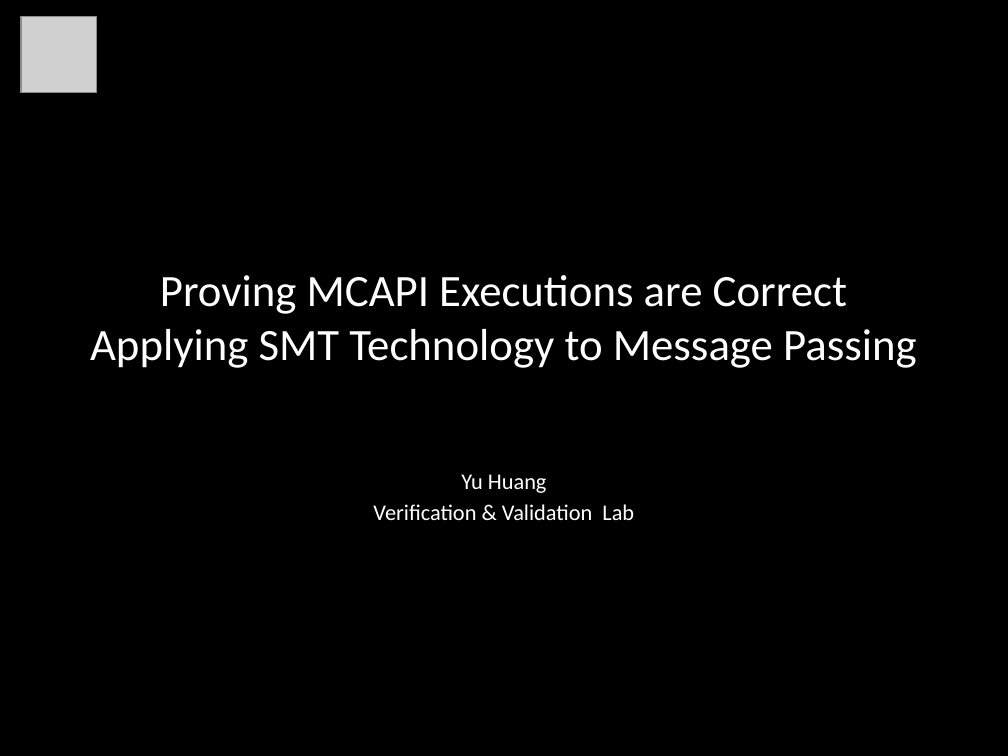
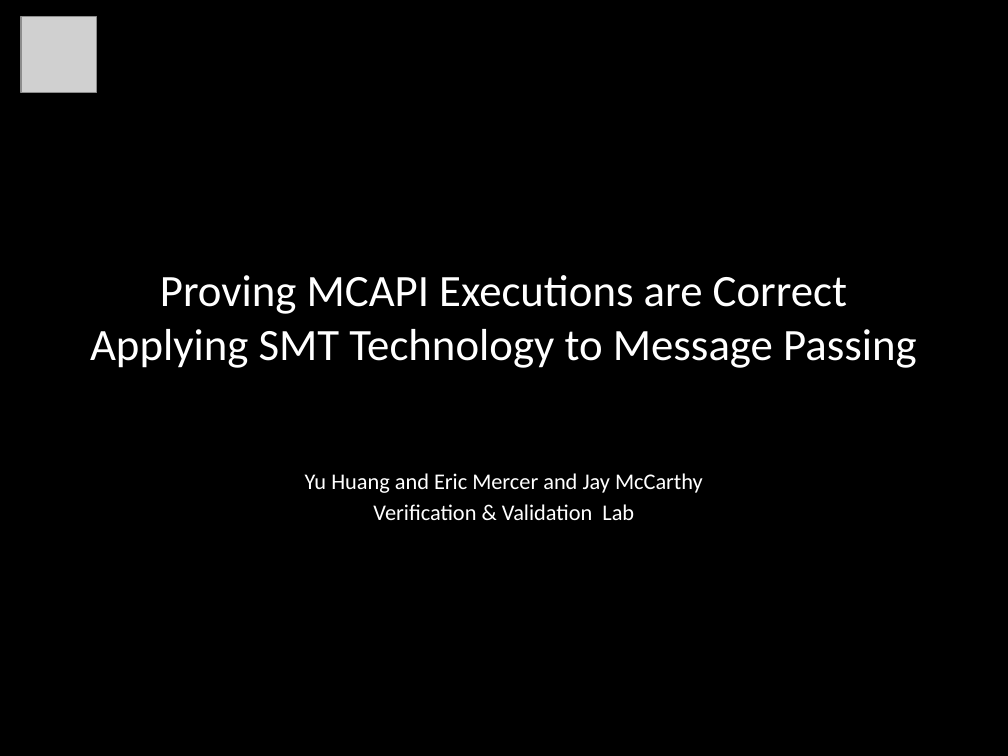
Before and after one commit to ericmercer/MP-trace-language, a slide deck: slide 1 of presentations/Qual_2012_YuHuang.pptx. Drawn at 1008x756 pixels with LibreOffice and Linux fonts; fonts in the diff are those of the drawing; grey boxes stand for pictures. Boxes give left, top, right and bottom in pixels: in the first picture for what was removed or moved away, otherwise in the second. Text is boxed around its words. In the diff, an @@ line names an element or a change of style, - is before the commit and + after.

Commit message:
Minor Changes

```diff
--- a/presentations/Qual_2012_YuHuang.pptx
+++ b/presentations/Qual_2012_YuHuang.pptx
@@ subtitle at box(305, 473, 703, 493): text changed @@
-Yu Huang
+Yu Huang and Eric Mercer and Jay McCarthy
```
Also in this commit, not shown: 3 other slides changed, 4 slides added, 1 slide removed.
